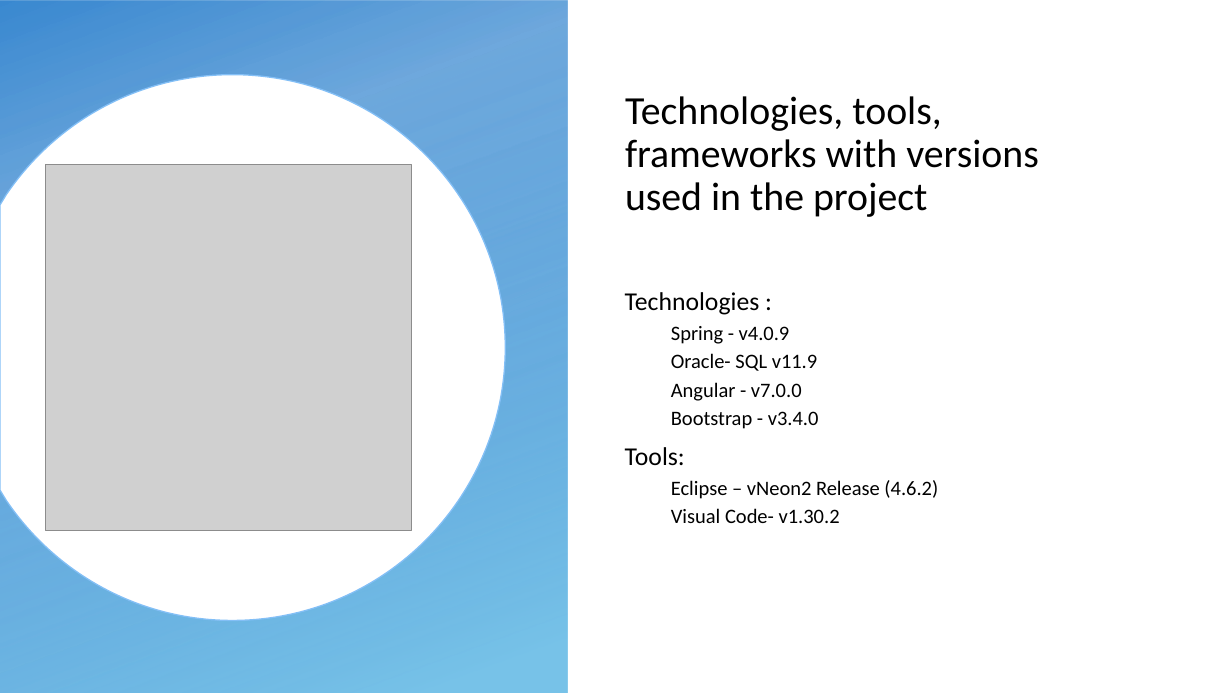
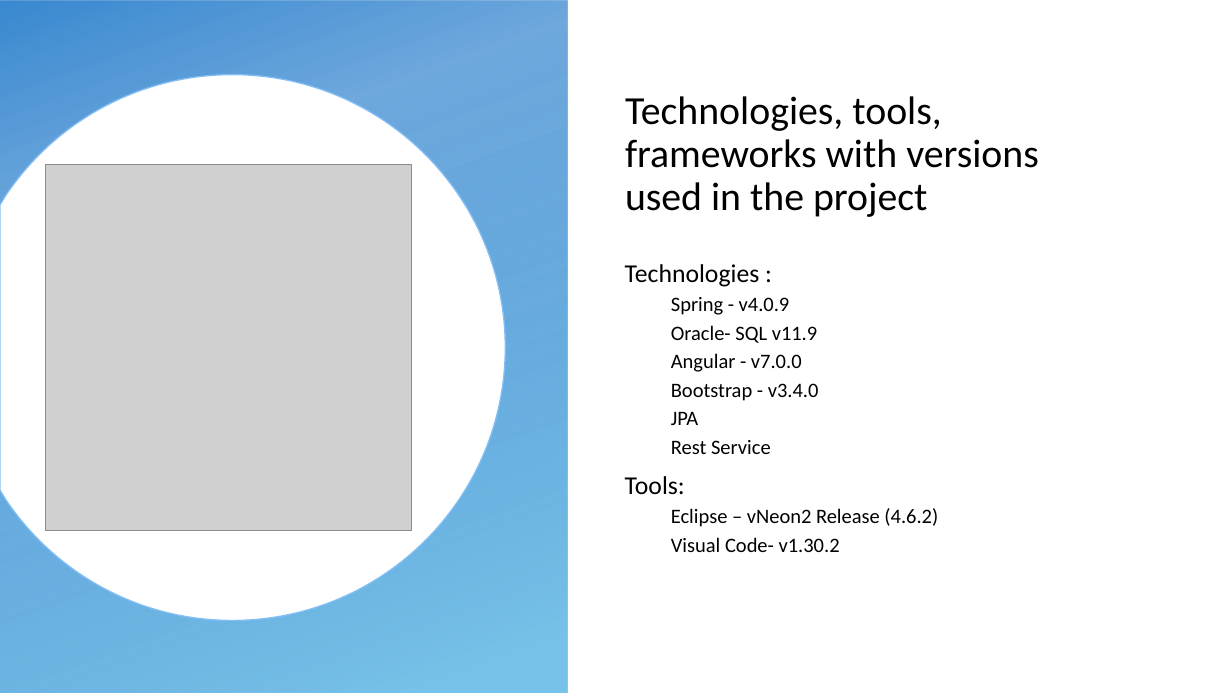
Before and after one commit to shahriteshj/InsurancePortal, a slide deck: slide 6 of Material/JP-Project-Presentation-Template.pptx. Drawn at 1232x693 pixels with LibreOffice and Linux fonts; fonts in the diff are those of the drawing; grey boxes stand for pictures; background and template pictures are left out. Boxes give left, top, right and bottom in pixels: in the first picture for what was removed or moved away, otherwise in the second. Text is boxed around its words. In the diff, an @@ line names an element or a change of style, - is before the commit and + after.

```diff
--- a/Material/JP-Project-Presentation-Template.pptx
+++ b/Material/JP-Project-Presentation-Template.pptx
@@ text at bbox=[671, 412, 771, 454]: paragraphs added @@
+  JPA
+  Rest Service
```
Also in this commit, not shown: 7 other slides changed, 1 slide added, 1 slide removed, 8 other files.
